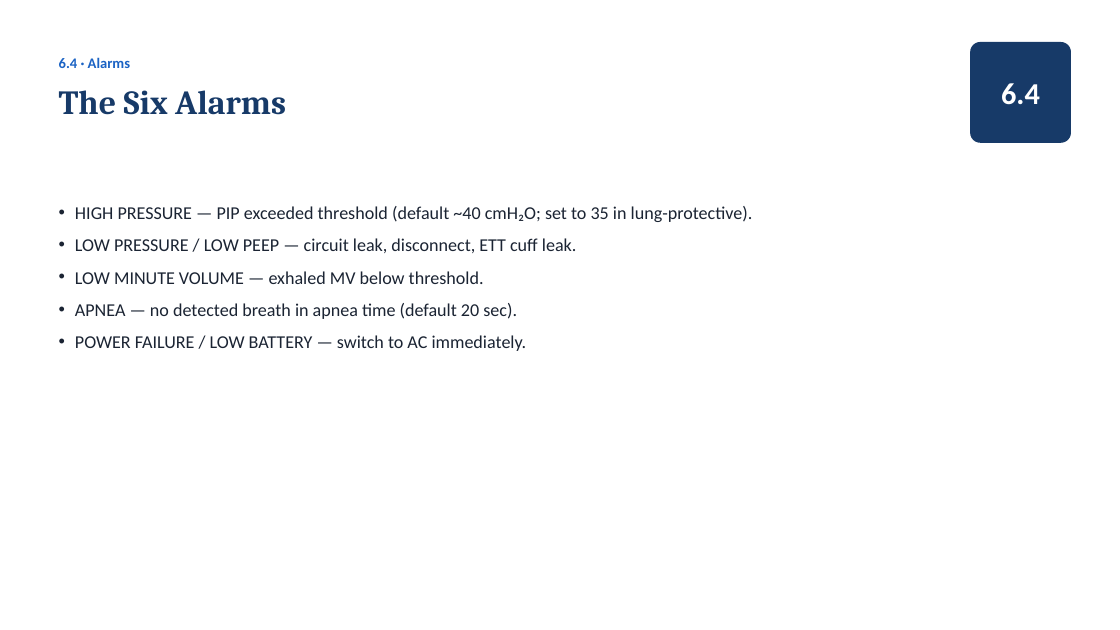
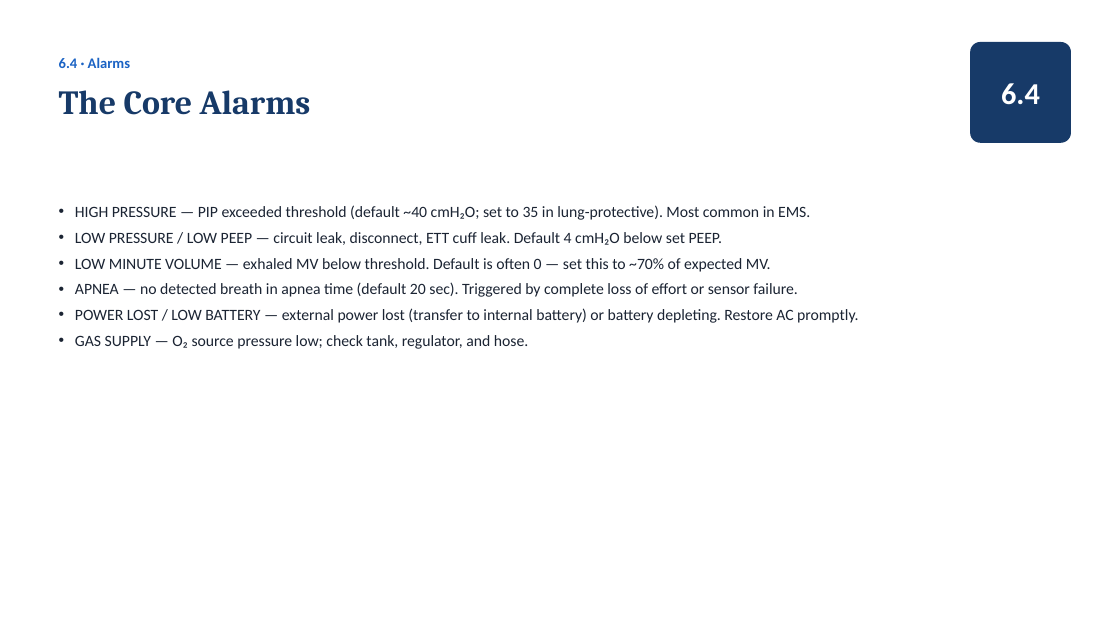
Before and after one commit to amr-kc-protocols/amr-kc-protocols, a slide deck: slide 60 of vta/slides/Ventilator_Academy_Full_Course.pptx. Drawn at 1120x630 pixels with LibreOffice and Linux fonts; fonts in the diff are those of the drawing. Boxes give left, top, right and bottom in pixels: in the first picture for what was removed or moved away, otherwise in the second. Text is boxed around its words. In the diff, an @@ line names an element or a change of style, - is before the commit and + after.

```diff
--- a/vta/slides/Ventilator_Academy_Full_Course.pptx
+++ b/vta/slides/Ventilator_Academy_Full_Course.pptx
@@ text at box(59, 90, 311, 115): text changed @@
-The Six Alarms
+The Core Alarms
@@ text at box(75, 205, 858, 349): text changed; size 15.5 to 13.5 pt @@
-• HIGH PRESSURE — PIP exceeded threshold (default ~40 cmH₂O; set to 35 in lung-protective).
-• LOW PRESSURE / LOW PEEP — circuit leak, disconnect, ETT cuff leak.
-• LOW MINUTE VOLUME — exhaled MV below threshold.
-• APNEA — no detected breath in apnea time (default 20 sec).
-• POWER FAILURE / LOW BATTERY — switch to AC immediately.
+• HIGH PRESSURE — PIP exceeded threshold (default ~40 cmH₂O; set to 35 in lung-protective). Most common in EMS.
+• LOW PRESSURE / LOW PEEP — circuit leak, disconnect, ETT cuff leak. Default 4 cmH₂O below set PEEP.
+• LOW MINUTE VOLUME — exhaled MV below threshold. Default is often 0 — set this to ~70% of expected MV.
+• APNEA — no detected breath in apnea time (default 20 sec). Triggered by complete loss of effort or sensor failure.
+• POWER LOST / LOW BATTERY — external power lost (transfer to internal battery) or battery depleting. Restore AC promptly.
+• GAS SUPPLY — O₂ source pressure low; check tank, regulator, and hose.
```
Also in this commit, not shown: 77 other slides changed, 11 other files.
